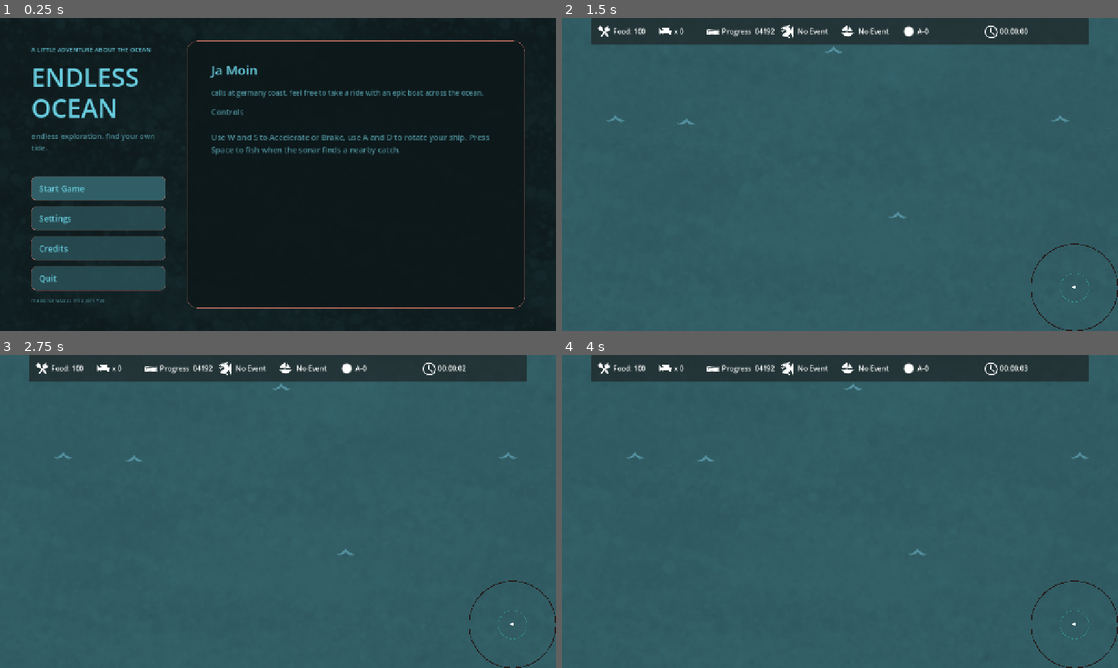
Above: before the commit, frames 1-4 (two rows, left to right).
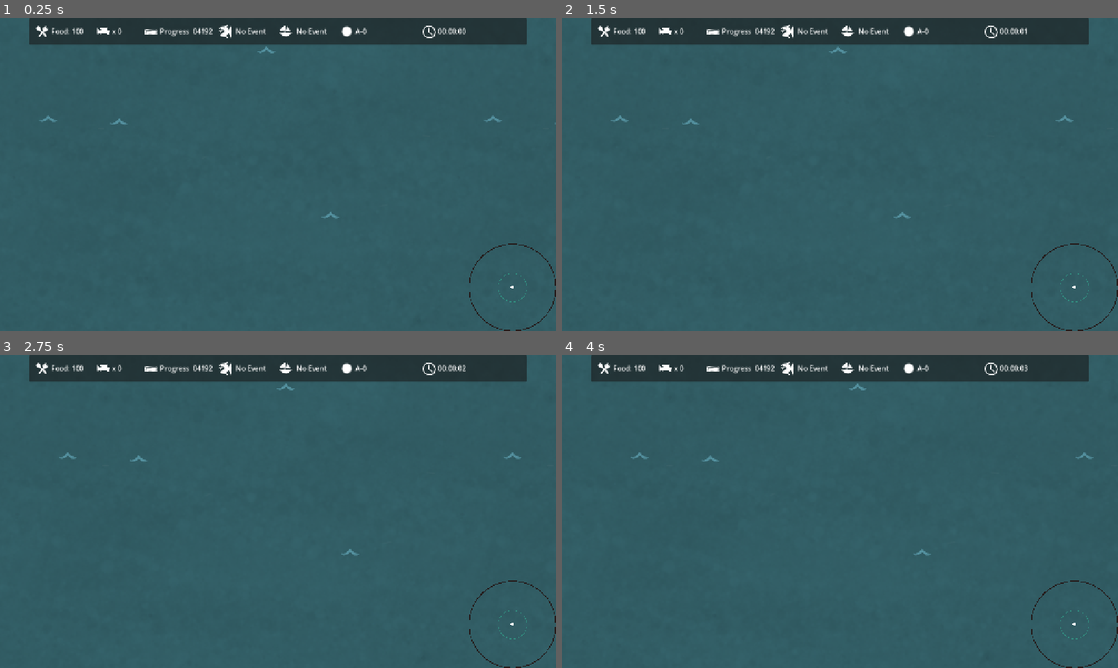
Above: after the commit, the same moments.

Repository: chocolandTV/endless_ocean
Game: Godot game, scene res://scenes/game_scene.tscn
Same seed, same stepped clock (60 frames per second), same inputs: the game is played once before the commit and once after it. Before the commit the project starts from res://scenes/Main.tscn.
Inputs (mouse positions are in pixels of both pictures, inside the frame that each line leads up to):
- Up to frame 1 (0.25 s): no input
- Up to frame 2 (1.5 s): click (662, 187) at 0.5 s, where only the run before the commit has a clickable "Start Game"; hold Right (ui_right) from 1.28 s (still down); hold Space (fishing) from 1.28 s (still down)
- Up to frame 3 (2.75 s): release Right (ui_right) at 2.03 s; release Space (fishing) at 2.03 s; hold Down (ui_down) from 2.03 s (still down); tap Space (fishing) at 2.1 s
- Up to frame 4 (4 s): release Down (ui_down) at 2.78 s; hold Right (ui_right) 2.78-3.53 s; hold Space (fishing) 2.78-3.53 s; tap G (horn) at 2.85 s; tap Enter at 3.5 s; hold Up (ui_up) from 3.53 s (still down); tap F (spot_light) at 3.6 s; tap Space (fishing) at 3.8 s

The runs differ from the first frame. In frame 1, 88% of the frame differs, in the area x 0-100%, y 0-100%; in frame 2, 0.2%; in frame 3, 0.2%; in frame 4, 0.2%.
Error in both runs: Invalid access to property or key 'global_position' on a base object of type 'Nil'. (res://scripts/GameState.gd:144)

Commit message:
before_server_scene_and_sonar_data_from_server_change

Diff:
--- a/project.godot
+++ b/project.godot
@@ -11,7 +11,7 @@
 [application]
 
 config/name="endless_Ocean"
-run/main_scene="uid://bqb2iugj01kf3"
+run/main_scene="uid://dremq4jppgscf"
 config/features=PackedStringArray("4.7", "Mobile")
 config/icon="res://icon.svg"
 
--- a/scenes/Boat.tscn
+++ b/scenes/Boat.tscn
@@ -190,16 +190,6 @@
 &"throw_boss": SubResource("Animation_rbe23"),
 &"trow_net": SubResource("Animation_x0g7w")
 }
-
-[sub_resource type="StyleBoxEmpty" id="StyleBoxEmpty_477m3"]
-
-[sub_resource type="StyleBoxEmpty" id="StyleBoxEmpty_4pna2"]
-
-[sub_resource type="StyleBoxEmpty" id="StyleBoxEmpty_nai5d"]
-
-[sub_resource type="StyleBoxEmpty" id="StyleBoxEmpty_x0g7w"]
-
-[sub_resource type="StyleBoxEmpty" id="StyleBoxEmpty_wdn3g"]
 
 [sub_resource type="Curve" id="Curve_477m3"]
 _data = [Vector2(0, 0.033707857), 0.0, 0.0, 0, 0, Vector2(0.78661084, 1), 0.0, 0.0, 0, 0, Vector2(1, 0), 0.0, 0.0, 0, 0]
@@ -279,7 +269,7 @@
 texture_scale = 2.0
 script = ExtResource("5_jnvhb")
 
-[node name="Name_Tag" type="Label" parent="." unique_id=1616842433 node_paths=PackedStringArray("button")]
+[node name="Name_Tag" type="Label" parent="." unique_id=1616842433]
 offset_left = -87.0
 offset_top = -98.0
 offset_right = 86.0
@@ -288,19 +278,6 @@
 text = "Betty"
 horizontal_alignment = 1
 script = ExtResource("3_nai5d")
-button = NodePath("../Button")
-
-[node name="Button" type="Button" parent="." unique_id=768492110]
-z_index = 1
-offset_left = -26.0
-offset_top = -98.0
-offset_right = 24.0
-offset_bottom = -73.0
-theme_override_styles/normal = SubResource("StyleBoxEmpty_477m3")
-theme_override_styles/pressed = SubResource("StyleBoxEmpty_4pna2")
-theme_override_styles/hover = SubResource("StyleBoxEmpty_nai5d")
-theme_override_styles/disabled = SubResource("StyleBoxEmpty_x0g7w")
-theme_override_styles/focus = SubResource("StyleBoxEmpty_wdn3g")
 
 [node name="Cpu_Rotation" type="Node2D" parent="." unique_id=752489865 node_paths=PackedStringArray("boat_sprite")]
 script = ExtResource("5_x0g7w")
@@ -342,8 +319,6 @@
 
 [node name="Multiplayer_Horn" type="AudioStreamPlayer2D" parent="." unique_id=1860770988]
 stream = ExtResource("7_gbyt4")
-volume_db = -25.0
-pitch_scale = 0.7
 bus = &"Horns"
 script = ExtResource("8_551pn")
 
--- a/scenes/mini_game.tscn
+++ b/scenes/mini_game.tscn
@@ -137,7 +137,7 @@
 offset_bottom = 215.99945
 theme_override_styles/panel = SubResource("StyleBoxEmpty_svrvl")
 script = ExtResource("3_v2cs6")
-fish_type_scenes = Array[PackedScene]([ExtResource("4_burph")])
+fish_scenes = ExtResource("4_burph")
 
 [node name="Fishing_Mechanic" type="PanelContainer" parent="PanelContainer/MarginContainer/Ocean" unique_id=1879499247]
 layout_mode = 0
--- a/scripts/fisch_movement.gd
+++ b/scripts/fisch_movement.gd
@@ -35,7 +35,7 @@
 		push_error("_fish_type ")
 	#load texture
 	var _new_texture : Texture2D = load(fish_texture_paths[_type])
-
+	print(_new_texture)
 	#assign
 	texture = _new_texture
 	swim_origin = origin
--- a/scripts/fish_minigame_spawner.gd
+++ b/scripts/fish_minigame_spawner.gd
@@ -5,7 +5,7 @@
 #show maximal 100 fishies
 const MAX_FISH_COUNT : int = 100
 # max fish crowd size 320 pixel
-const CROWD_RADIUS : float = 160.0
+const CROWD_RADIUS : float = 80.0
 # maximum distance a fish can drift from its spawn point
 const MAX_SWIM_DISTANCE : float = 8.0
 #eye of ezbhan -sunflower growth - angle in radians
@@ -21,11 +21,6 @@
 	var fish_count : int= clampi(_count, 0, MAX_FISH_COUNT)
 	if fish_count == 0:
 		return
-	#scene is empty return
-	if fish_scenes.is_empty():
-		push_error("No fish scenes are configured")
-		return
-
 	#select scene and check if not null
 	var fish_scene := fish_scenes
 	if fish_scene == null:
--- a/scripts/hud.gd
+++ b/scripts/hud.gd
@@ -60,12 +60,9 @@
 	if _state.get("boss_spawned", false):
 		_text_is_spawned = "Anema Koi"
 	event_label.text  =    _text_is_spawned
-	var active_fishers : Dictionary = _state.get("active_fishers", {})
-	var active_fisher_count : int = 0
-	for is_active in active_fishers.values():
-		if is_active == true:
-			active_fisher_count += 1
-	active_fisher_label.text = str(active_fisher_count)
+	var active_fishers : int = _state.get("active_fishers",1)
+
+	active_fisher_label.text = str(active_fishers)
 
 	var last_fisher : Dictionary = _state.get("last_fisher", {})
 	if last_fisher.has("name") and last_fisher.has("fish_count"):
--- a/scripts/mini_game.gd
+++ b/scripts/mini_game.gd
@@ -13,9 +13,10 @@
 @onready var anim : AnimationPlayer = $PanelContainer/MarginContainer/Ocean/AnimationPlayer
 
 # const variables
-const BASE_SPEED : float  = 5.0
+const BASE_SPEED : float  = 4.3
 const START_POSITION_Y : float = -627.0
 const SAVE_OFFSET :float = 100
+const END_POSITION_Y : float =  -760.0
 
 #private variables
 var _fish_in_net : int = 0
@@ -62,7 +63,7 @@
 		#  MOVE FISHING NET
 		if _is_reel_in_pressed:
 			# Check win condition
-			if fishing_net.position.y < START_POSITION_Y + SAVE_OFFSET and _fish_in_net >0:
+			if fishing_net.position.y < END_POSITION_Y + SAVE_OFFSET and _fish_in_net >0:
 				print("Minigame: Result win with %s fish" % _fish_in_net)
 				_is_running = false
 				# get out minigame
--- a/scripts/name_tag.gd
+++ b/scripts/name_tag.gd
@@ -1,12 +1,12 @@
 extends Label
 
-@export var button : Button
+#@export var button : Button
 var _name : String = "Betty"
 var _is_enabled : bool = true
 # Called when the node enters the scene tree for the first time.
 func _ready() -> void:
-	if button:
-		button.pressed.connect(_on_button_pressed)
+	#if button:
+	#	button.pressed.connect(_on_button_pressed)
 	_name = GameSettings.ship_names.pick_random()
 	_update_name_visibility()
 func _on_button_pressed() ->void:
--- a/scripts/network.gd
+++ b/scripts/network.gd
@@ -24,19 +24,19 @@
 const GOOD_BALANCE_RANGE : float = 15.0
 const MAX_TENSION : float = 100.0
 # FISH TYPE CHANCE ALIAS METHOD
-const fish_type_weight : Array[int] = [
+const FISH_TYPE_WEIGHT : Array[int] = [
 	75,#75%,#"res://assets/textures/fish_types/fish_00.png",
-	85,#10%,#"res://assets/textures/fish_types/fish_01.png",
-	88,#3%,#"res://assets/textures/fish_types/fish_02.png",
-	91,#3%,#"res://assets/textures/fish_types/fish_03.png",
-	93,#2%,#"res://assets/textures/fish_types/fish_04.png",
-	95,#2%,#"res://assets/textures/fish_types/fish_05.png",
-	97,#2%,#"res://assets/textures/fish_types/fish_06.png",
-	98,#1%,#"res://assets/textures/fish_types/fish_07.png",
-	99,#1%,#"res://assets/textures/fish_types/fish_08.png",
-	100#1%#"res://assets/textures/fish_types/fish_09.png",
+	10,#10%,#"res://assets/textures/fish_types/fish_01.png",
+	3,#3%,#"res://assets/textures/fish_types/fish_02.png",
+	3,#3%,#"res://assets/textures/fish_types/fish_03.png",
+	2,#2%,#"res://assets/textures/fish_types/fish_04.png",
+	2,#2%,#"res://assets/textures/fish_types/fish_05.png",
+	2,#2%,#"res://assets/textures/fish_types/fish_06.png",
+	1,#1%,#"res://assets/textures/fish_types/fish_07.png",
+	1,#1%,#"res://assets/textures/fish_types/fish_08.png",
+	1#1%#"res://assets/textures/fish_types/fish_09.png",
 ]
-
+const FISH_TYPE_SUM : int = 100
 # only server executes
 var is_server : bool  = false
 
@@ -67,7 +67,6 @@
     var err:= peer.create_server(SERVER_PORT, "*")
 
     if err != OK:
-        SoundManager.play_sfx("Error_Sound")
         push_error("Server error on start: %s" % err)
         _server_errors +=1
         return err
@@ -82,6 +81,10 @@
         multiplayer.peer_disconnected.connect(_on_peer_disconnected)
 
     print("Server initialize finished on port: %s " % SERVER_PORT)
+    #for x in range(0, 600):
+    #    var _randi : int  = randi_range(0,100)
+    #    var _fish_type : int = _get_weighted_fish_type(_randi)
+    #    print("Random : %s Fish_type : %s" %[_randi,_fish_type])
     return OK
 
 func connect_to_server(_url : String) -> Error:
@@ -207,13 +210,13 @@
     # fish chance  1 of 100 to double
     # fish chance 1 of 10000 unique fish
     var _fishy_count : int  = randi_range(1,10) +_count_players()
-    var _fish_type : int  = _get_weighted_fish_type(randi_range(0,9))
+    var _fish_type : int  = _get_weighted_fish_type(randi_range(1,FISH_TYPE_SUM))
 
     if randi_range(1,100) >99:
         _fishy_count *= 10
     if randi_range(1, 10000)>9999:
         _fish_type = 10 #Koi baby
-
+    print("Network: Server select Fish Type %s " % _fish_type)
     fishing_sessions[sender_id] =  {
         "id" : session_id,
         "started_ms" : now,
@@ -476,11 +479,14 @@
 func _get_weighted_fish_type(_random_int : int) -> int:
 
     var _check_int : int = _random_int
+    var _condition_value:  int = 0
     if _check_int:
-        if _check_int < 0 or _check_int > 101:
+        if _check_int < 0 or _check_int > FISH_TYPE_SUM:
             push_error("get_weighted_Fish_type: Error lower 0 or higher 101 : return 0")
             return 0
-        for index in range(0,fish_type_weight.size()):
-            if _check_int <= fish_type_weight[index]:
-                return index
+        for index in range(0,FISH_TYPE_WEIGHT.size()):
+            _condition_value += FISH_TYPE_WEIGHT[index]
+            if _check_int <= _condition_value:
+               return index
+    # if all else fails
     return 0
Not shown, changed: export_presets.cfg
